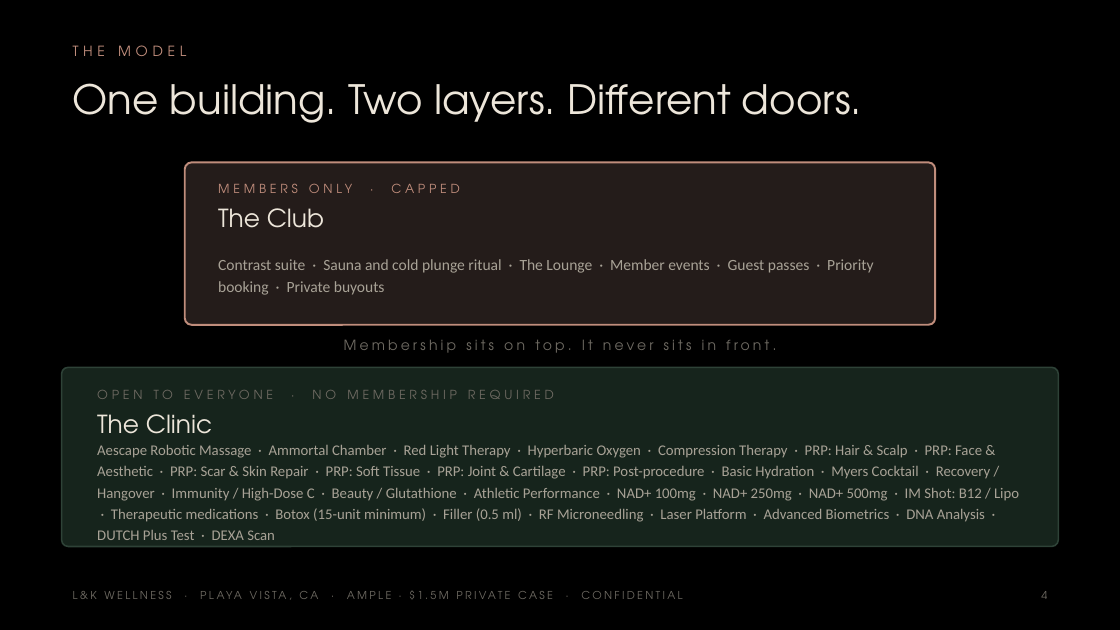
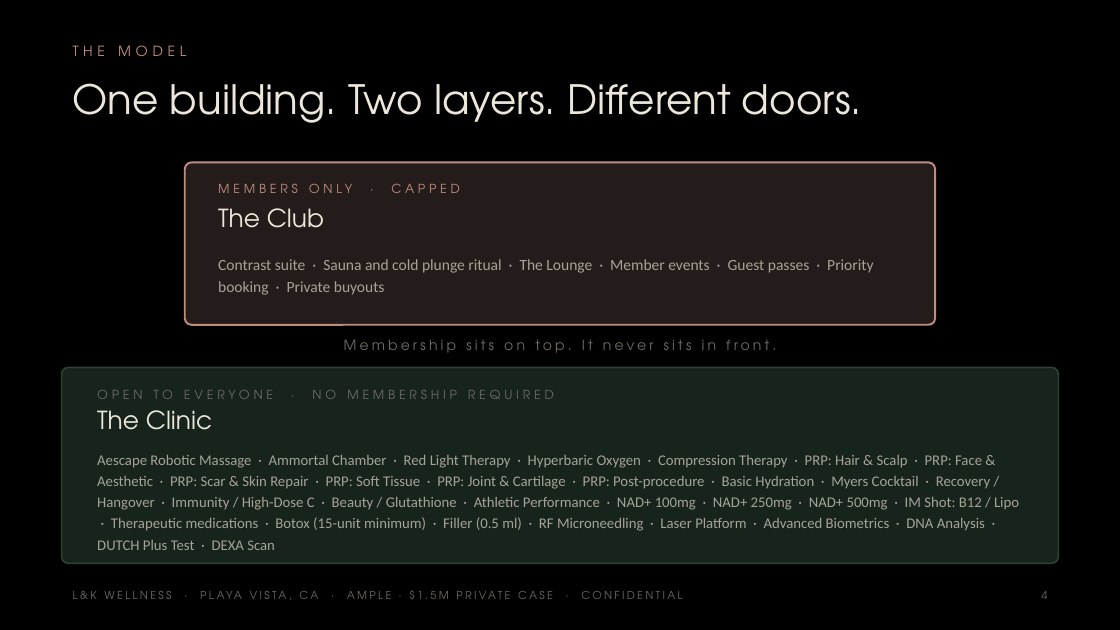
Before and after one commit to apexalpha811/2mil_ample, a slide deck: slide 4 of 1.5mil_ample.pptx. Drawn at 1120x630 pixels with LibreOffice and Linux fonts; fonts in the diff are those of the drawing. Boxes give left, top, right and bottom in pixels: in the first picture for what was removed or moved away, otherwise in the second. Text is boxed around its words. In the diff, an @@ line names an element or a change of style, - is before the commit and + after.

```diff
--- a/1.5mil_ample.pptx
+++ b/1.5mil_ample.pptx
@@ rounded rectangle: place and size @@
-rounded rectangle at (62,367,1058,547)
+rounded rectangle at (62,367,1058,563)
@@ rounded rectangle at (62,367,1058,563): proportions changed @@
@@ text "The Clinic": place and size @@
-text "The Clinic" at (97,414,212,434)
+text "The Clinic" at (97,410,212,430)
@@ text "Aescape Robotic Massage · Ammortal ..." at (97,455,1019,550): vertical alignment middle to top @@
```
Also in this commit, not shown: 32 other slides changed, 5 slides added, 5 other files.
